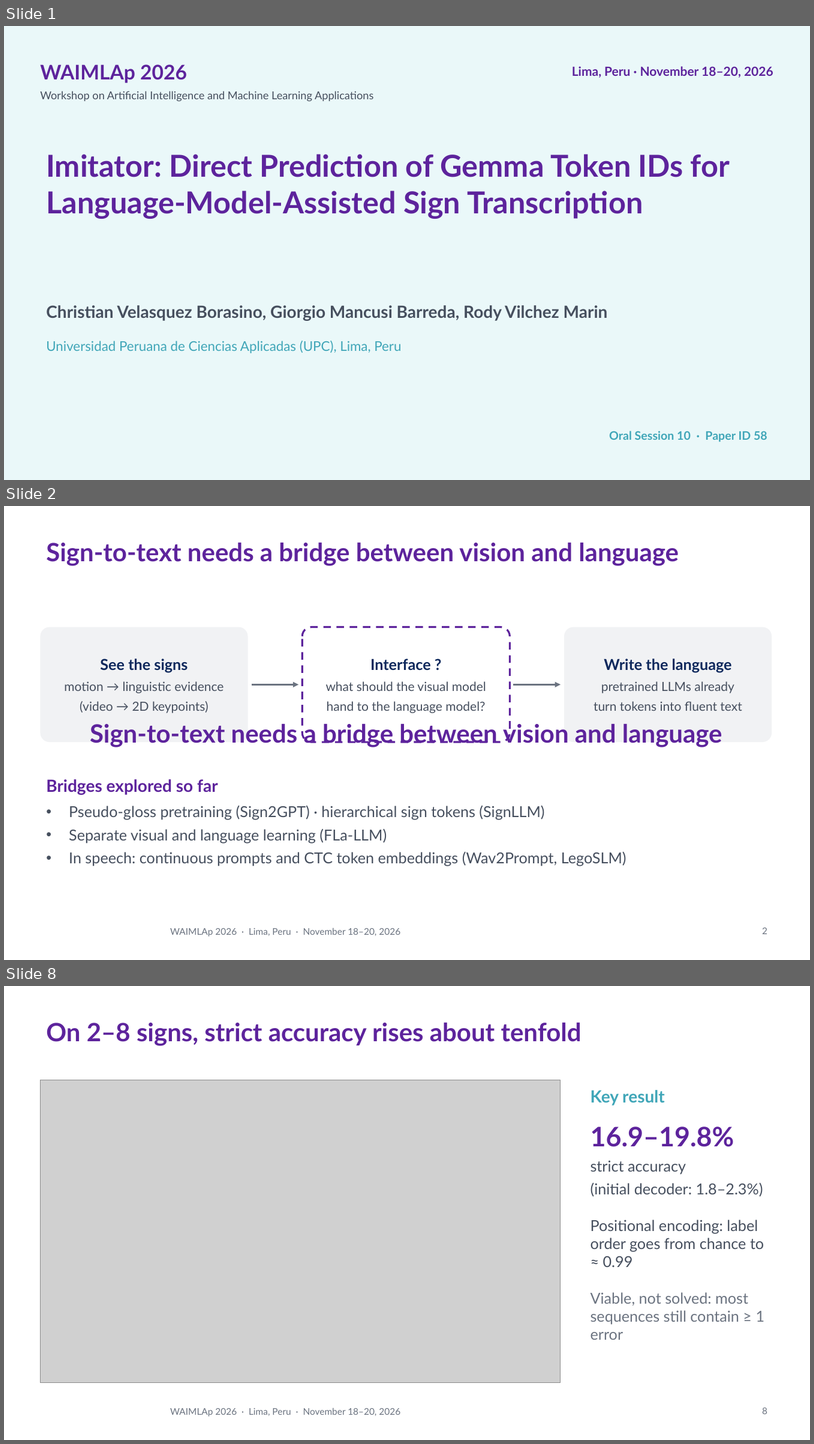
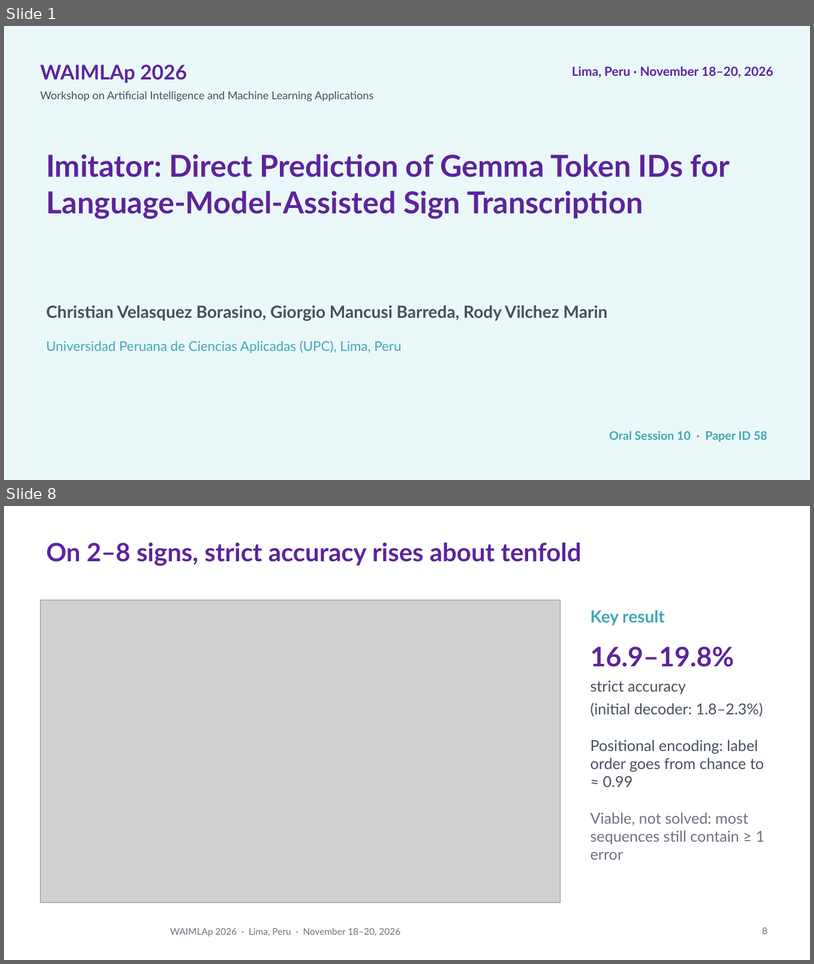
Before and after one commit to Percep3/Imitator, a slide deck: presentation/waimlap2026/imitator_waimlap2026.pptx. Shown one above the other, each under a label of ours: slides 1, 2 and 8 before the commit, slides 1 and 8 after it; the slides between them are not shown. The pictures are 814x1444 and 814x964 pixels, drawn with LibreOffice and Linux fonts; fonts in the diff are those of the drawing; grey boxes stand for pictures; background and template pictures are left out. Boxes give left, top, right and bottom in pixels: in the first picture for what was removed or moved away, otherwise in the second. Text is boxed around its words. In the diff, an @@ line names an element or a change of style, - is before the commit and + after.

```diff
--- a/presentation/waimlap2026/imitator_waimlap2026.pptx
+++ b/presentation/waimlap2026/imitator_waimlap2026.pptx
@@ slide 2 removed at (x1=4, y1=506, x2=810, y2=960), background #FFFFFF; not listed: 1 template element that a slide beside it also shows @@
@@ title removed at (x1=46, y1=542, x2=679, y2=566) @@
-Sign-to-text needs a bridge between vision and language
@@ rounded rectangle removed at (x1=40, y1=627, x2=248, y2=742) @@
-See the signs
-motion → linguistic evidence
-(video → 2D keypoints)
@@ rounded rectangle removed at (x1=302, y1=627, x2=510, y2=742) @@
-Interface ?
-what should the visual model
-hand to the language model?
@@ rounded rectangle removed at (x1=565, y1=627, x2=772, y2=742) @@
-Write the language
-pretrained LLMs already
-turn tokens into fluent text
@@ arrow removed from (251, 684) to (299, 684) @@
@@ arrow removed from (514, 684) to (561, 684) @@
@@ text removed at (x1=90, y1=721, x2=723, y2=747) @@
-Sign-to-text needs a bridge between vision and language
@@ text removed at (x1=46, y1=779, x2=627, y2=866) @@
-Bridges explored so far
-• Pseudo-gloss pretraining (Sign2GPT) · hierarchical sign tokens (SignLLM)
-• Separate visual and language learning (FLa-LLM)
-• In speech: continuous prompts and CTC token embeddings (Wav2Prompt, LegoSLM)
@@ page number removed at (x1=762, y1=927, x2=768, y2=934) @@
-2
```
Also in this commit, not shown: 6 slides changed, 1 slide added, 3 other files.
